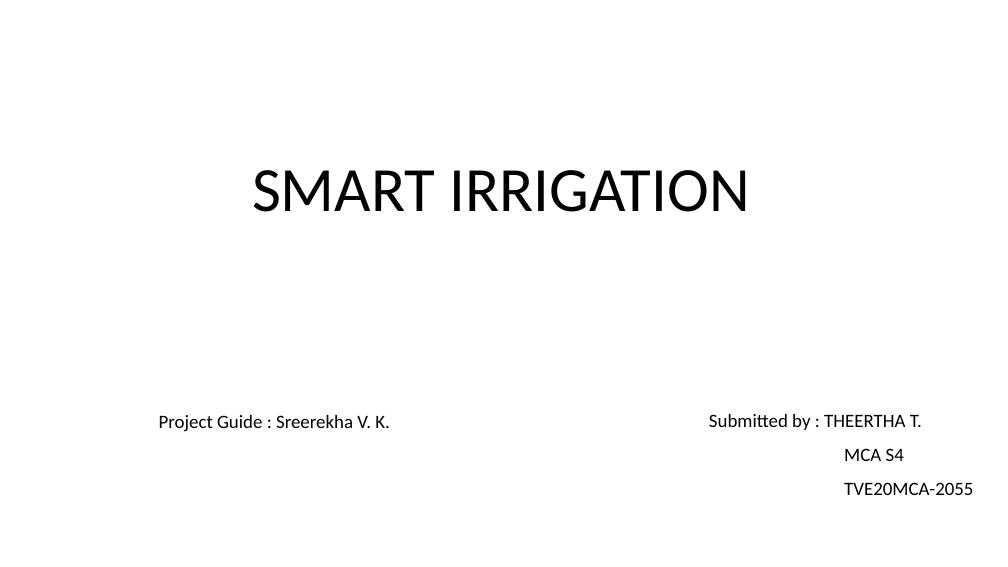
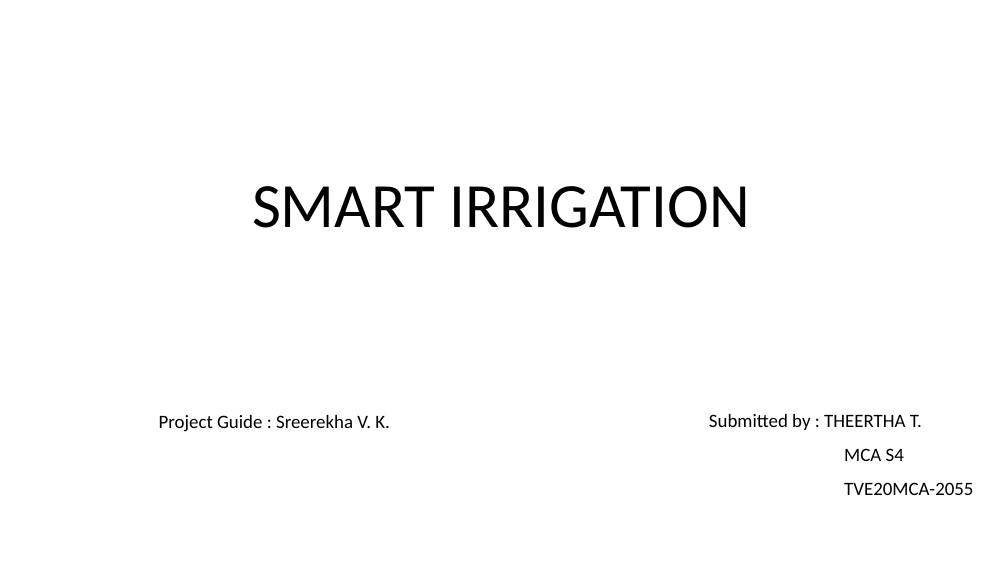
Before and after one commit to THEERTHA-T/SMART_IRRIGATION, a slide deck: slide 1 of 2.APPROVAL.pptx. Drawn at 1008x567 pixels with LibreOffice and Linux fonts; fonts in the diff are those of the drawing; background and template pictures are left out. Boxes give left, top, right and bottom in pixels: in the first picture for what was removed or moved away, otherwise in the second. Text is boxed around its words. In the diff, an @@ line names an element or a change of style, - is before the commit and + after.

```diff
--- a/2.APPROVAL.pptx
+++ b/2.APPROVAL.pptx
@@ text "SMART IRRIGATION": place and size @@
-text "SMART IRRIGATION" at box(252, 170, 750, 212)
+text "SMART IRRIGATION" at box(252, 186, 750, 228)
```
Also in this commit, not shown: 1 other slide changed, 7 other files.
